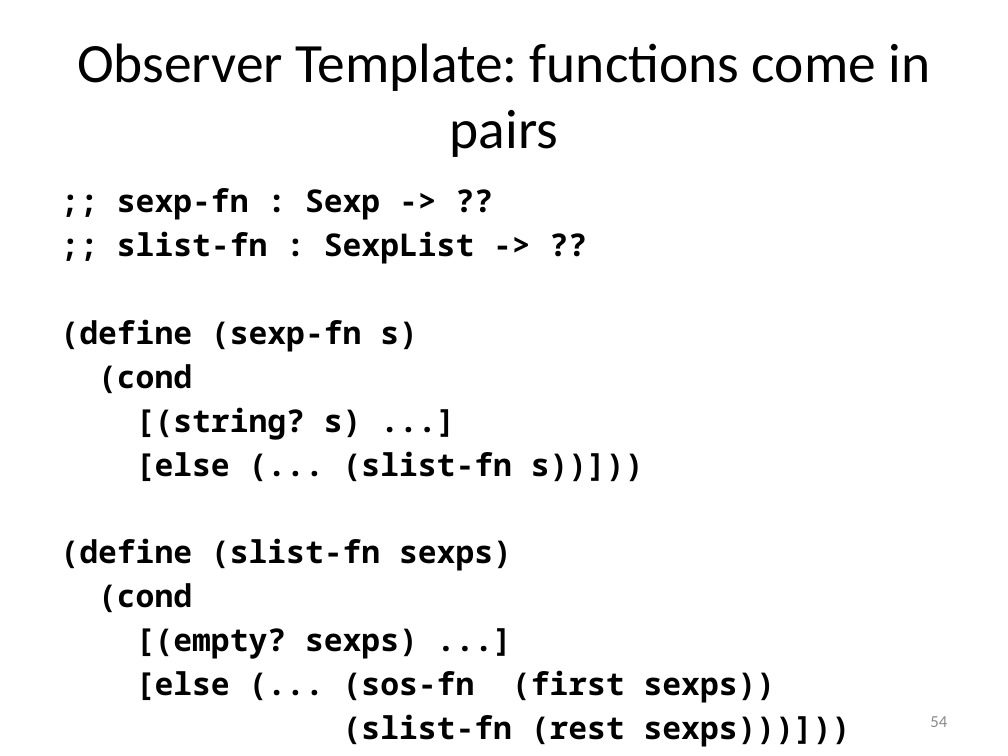
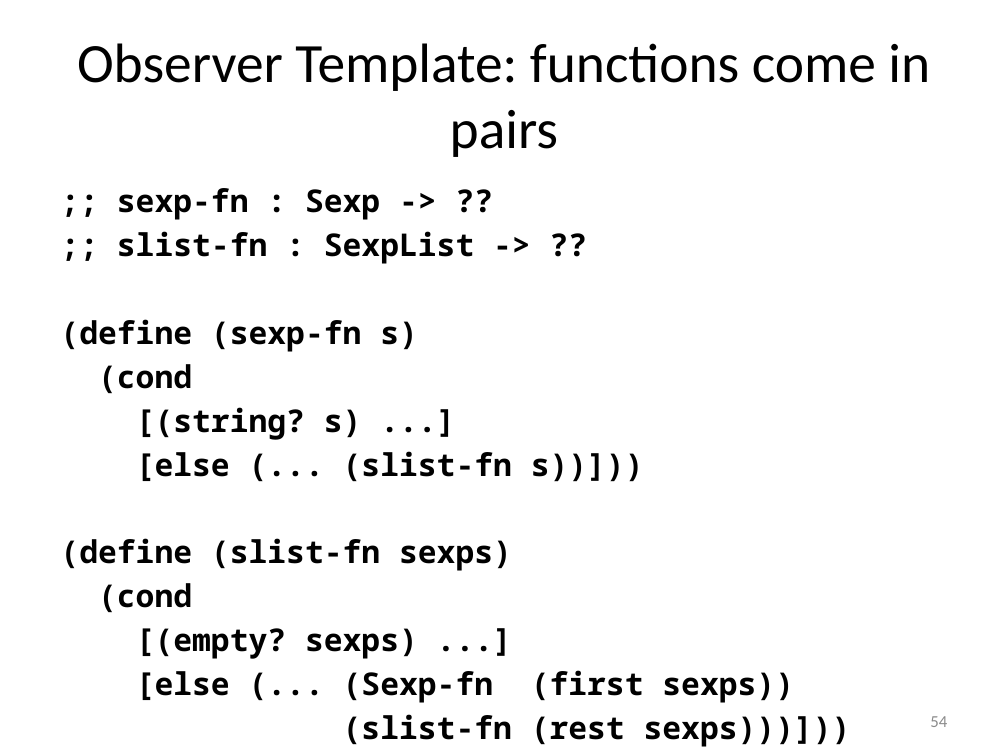
Before and after one commit to mwand/cs5010f17, a slide deck: slide 54 of Slides/Lesson 5.X Trees and Graphs - Combined Slides.pptx. Drawn at 1008x756 pixels with LibreOffice and Linux fonts; fonts in the diff are those of the drawing. Boxes give left, top, right and bottom in pixels: in the first picture for what was removed or moved away, otherwise in the second. Text is boxed around its words. In the diff, an @@ line names an element or a change of style, - is before the commit and + after.

```diff
--- a/Slides/Lesson 5.X Trees and Graphs - Combined Slides.pptx
+++ b/Slides/Lesson 5.X Trees and Graphs - Combined Slides.pptx
@@ text at (136, 670, 794, 703): text changed @@
-[else (... (sos-fn (first sexps))
+[else (... (Sexp-fn (first sexps))
```
Also in this commit, not shown: 7 other slides changed, 6 other files.
